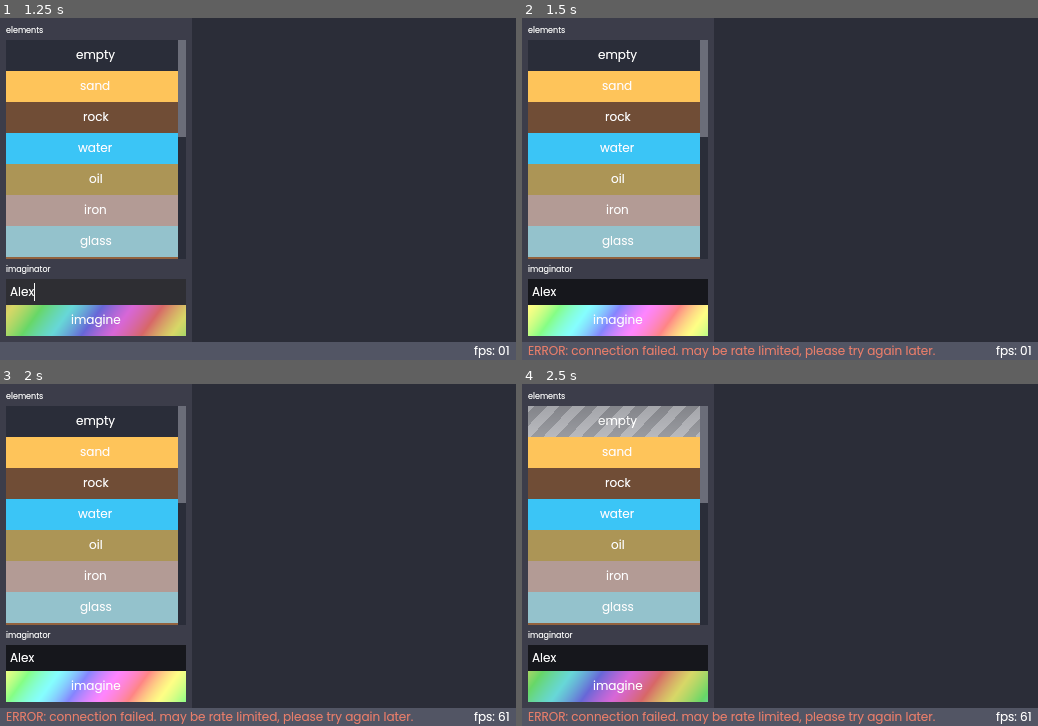
Above: before the commit, frames 1-4 (two rows, left to right).
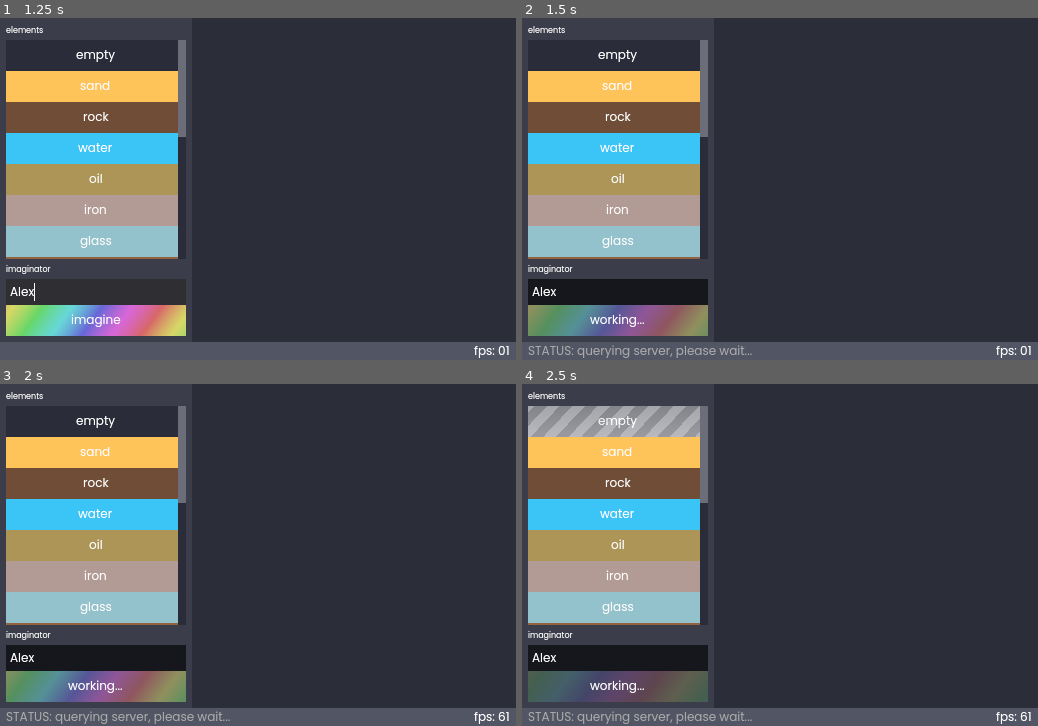
Above: after the commit, the same moments.

Repository: kiwijuice56/sand-spoon
Game: Godot game, scene res://main/main.tscn
Same seed, same stepped clock (60 frames per second), same inputs: the game is played once before the commit and once after it.
Inputs (mouse positions are in pixels of both pictures, inside the frame that each line leads up to):
- Up to frame 1 (1.25 s): click (98, 291) at 0.52 s; type "Alex" at 0.6 s
- Up to frame 2 (1.5 s): click "imagine" at 1.25 s
- Up to frame 3 (2 s): no input
- Up to frame 4 (2.5 s): click "empty" at 2 s

Frame 1 is identical in both runs. In frame 2, 4.3% of the frame differs, in the area x 1-81%, y 83-100%; in frame 3, 4.3%; in frame 4, 4.3%.

Commit message:
Hid rate limits from user

Diff:
--- a/icon.svg
+++ /dev/null
@@ -1 +0,0 @@
-<svg height="128" width="128" xmlns="http://www.w3.org/2000/svg"><rect x="2" y="2" width="124" height="124" rx="14" fill="#363d52" stroke="#212532" stroke-width="4"/><g transform="scale(.101) translate(122 122)"><g fill="#fff"><path d="M105 673v33q407 354 814 0v-33z"/><path d="m105 673 152 14q12 1 15 14l4 67 132 10 8-61q2-11 15-15h162q13 4 15 15l8 61 132-10 4-67q3-13 15-14l152-14V427q30-39 56-81-35-59-83-108-43 20-82 47-40-37-88-64 7-51 8-102-59-28-123-42-26 43-46 89-49-7-98 0-20-46-46-89-64 14-123 42 1 51 8 102-48 27-88 64-39-27-82-47-48 49-83 108 26 42 56 81zm0 33v39c0 276 813 276 814 0v-39l-134 12-5 69q-2 10-14 13l-162 11q-12 0-16-11l-10-65H446l-10 65q-4 11-16 11l-162-11q-12-3-14-13l-5-69z" fill="#478cbf"/><path d="M483 600c0 34 58 34 58 0v-86c0-34-58-34-58 0z"/><circle cx="725" cy="526" r="90"/><circle cx="299" cy="526" r="90"/></g><g fill="#414042"><circle cx="307" cy="532" r="60"/><circle cx="717" cy="532" r="60"/></g></g></svg>
--- a/main/main.tscn
+++ b/main/main.tscn
@@ -136,7 +136,6 @@
 elements = Array[ExtResource("2_55j5a")]([ExtResource("4_oq8j5"), ExtResource("5_57l7a"), ExtResource("9_bp35h"), ExtRe …(393 unchanged characters)…
 chunk_size = 6
 random_awaken_chance = 0.08
-debug_draw = true
 debug_heat_gradient = SubResource("GradientTexture1D_hwk0e")
 
 [node name="Painter" type="Node" parent="MainContainer/ScreenContainer/Simulation" node_paths=PackedStringArray("sim", "selector")]
--- a/main/prompter/prompter.gd
+++ b/main/prompter/prompter.gd
@@ -40,13 +40,9 @@
 	start_button.disabled = false
 	start_button.text = "imagine"
 
-func _on_request_completed(result: int, _response_code: int, _headers: PackedStringArray, body: PackedByteArray) -> void:
-	if not result == RESULT_SUCCESS:
-		properties_received.emit(null)
-		return
-
+func _on_request_completed(_result: int, _response_code: int, _headers: PackedStringArray, body: PackedByteArray) -> void:
 	var json: Variant = JSON.parse_string(body.get_string_from_utf8())
-	print(json)
+	print("result of query: ", json)
 
 	if not json:
 		properties_received.emit(null)
@@ -62,6 +58,7 @@
 		_enable_button()
 		return
 
+	# Clean prompt name
 	var prompt_name: String = ""
 	for c in element_name:
 		if c.to_lower() in "abcdefghijklmnopqrstuvwxyz0123456789":
@@ -74,16 +71,18 @@
 		_enable_button()
 		return
 
-	request("https://122412240.xyz/?element_name=" + prompt_name)
-	var properties = await properties_received
-
-	if not properties:
-		status_label.show_text("ERROR: connection failed. may be rate limited, please try again later.", StatusLabel.TextType.ERROR)
-		_enable_button()
-		return
+	var properties
+	while true:
+		request("https://122412240.xyz/?element_name=" + prompt_name)
+		properties = await properties_received
+		if not properties:
+			# Wait some time before retrying; most errors are caused by the request limit.
+			await get_tree().create_timer(2.5).timeout
+		else:
+			break
 
 	if "warning" in properties:
-		status_label.show_text("ERROR: query breaks content policy. be nice!", StatusLabel.TextType.ERROR)
+		status_label.show_text("ERROR: query breaks content policy.", StatusLabel.TextType.ERROR)
 		_enable_button()
 		return
 
--- a/main/simulation/simulation.gd
+++ b/main/simulation/simulation.gd
@@ -22,7 +22,7 @@
 var cell_data: PackedInt32Array # Stores the data of each cell of the simulation as a flat array.
 
 var alive_count: PackedByteArray # Stores the amount of non-empty particles within each chunk as a flat array.
-var awake_chunk: PackedByteArray # Stores whether each chunk awake alive (containing moving/changing particles) as a flat array of as true/false.
+var awake_chunk: PackedByteArray # Stores whether each chunk awake alive (containing moving/changing particles) as a flat array of integers from 0-2
 var should_awake_chunk: PackedByteArray # Stores whether each chunk should be awake on the next frame as a flat array of true/false.
 var chunk_update: PackedByteArray # Stores whether each chunk has had any visual updates within this frame as a flat array of true/false.
 
@@ -55,48 +55,38 @@
 	id_name_map = []
 	name_id_map = {}
 
-	# Load custom elements
+	# Initialize all default elements.
+	for element in elements:
+		add_element(element, true, false)
+
+	# Initialize custom elements.
 	var dir: DirAccess = DirAccess.open("user://")
 	for file in dir.get_files():
 		if not file.ends_with(".tres"):
 			continue
 		add_element(ResourceLoader.load("user://" + file), false, false)
 
-	# Initialize all elements
-	for element in elements:
-		add_element(element, true, false)
-
 	elements_updated.emit()
 
 	# Set default temperature to the temperature of Empty.
 	idefault_temperature = elements[0].iinitial_temperature
 
-	cell_id = []
-	cell_data = []
-	alive_count = []
-	awake_chunk = []
-	should_awake_chunk = []
-	chunk_update = []
-	chunk_temp = []
-	chunk_temp_copy = []
 	cell_id.resize(simulation_size.x * simulation_size.y)
-
-
 	cell_data.resize(simulation_size.x * simulation_size.y)
 	simulation_size_chunk.x = ceil(simulation_size.x / float(chunk_size))
 	simulation_size_chunk.y = ceil(simulation_size.y / float(chunk_size))
 	alive_count.resize(simulation_size_chunk.x * simulation_size_chunk.y)
 	awake_chunk.resize(simulation_size_chunk.x * simulation_size_chunk.y)
 	should_awake_chunk.resize(simulation_size_chunk.x * simulation_size_chunk.y)
+
 	chunk_update.resize(simulation_size_chunk.x * simulation_size_chunk.y)
-
+	chunk_update.fill(1)
 	chunk_temp.resize(simulation_size_chunk.x * simulation_size_chunk.y)
 	chunk_temp.fill(idefault_temperature)
 	chunk_temp_copy.resize(simulation_size_chunk.x * simulation_size_chunk.y)
 	chunk_temp_copy.fill(idefault_temperature)
 
-	chunk_update.fill(1)
-
+	# RGBF supports HDR but not alpha.
 	image = Image.create_empty(simulation_size.x, simulation_size.y, false, Image.FORMAT_RGBF)
 
 	for row in range(simulation_size.y):
@@ -135,23 +125,27 @@
 
 	# Simulate the entire grid by giving threads a row of chunks to process.
 	# Alternate between odd/even rows in order to prevent access errors.
-	thread_counter = 0 # Odd
+	thread_counter = 0 # Even
 	thread_counter_done = 0
 	for i in simulation_size_chunk.y / 2:
 		sem.post()
 	while thread_counter_done != simulation_size_chunk.y / 2:
 		pass
 
-	thread_counter = 1 # Even
+	thread_counter = 1 # Odd
 	thread_counter_done = 0
 	for i in simulation_size_chunk.y / 2:
 		sem.post()
 	while thread_counter_done != simulation_size_chunk.y / 2:
 		pass
 
+	# Rather than set awake chunks to true/false, we assign them a number
+	# from 0-2. This means that chunks will not sleep until they have been
+	# processed an extra 2 frames, which reduces lingering particles
+	# that were accidentally skipped over in a frame.
 	for i in len(awake_chunk):
 		if should_awake_chunk[i]:
-			awake_chunk[i] = 3
+			awake_chunk[i] = 2
 		else:
 			awake_chunk[i] = max(0, awake_chunk[i] - 1)
 
--- a/project.godot
+++ b/project.godot
@@ -55,6 +55,7 @@
 textures/canvas_textures/default_texture_filter=0
 renderer/rendering_method="gl_compatibility"
 renderer/rendering_method.mobile="gl_compatibility"
+textures/vram_compression/import_etc2_astc=true
 environment/glow/upscale_mode=0
 limits/global_shader_variables/buffer_size=4096
 environment/defaults/default_clear_color=Color(0, 0, 0, 1)
Not shown, changed: export_presets.cfg
Not shown, removed: icon.svg.import
Binary file removed: main/ui/canvas.png
Not shown, removed: main/ui/canvas.png.import
